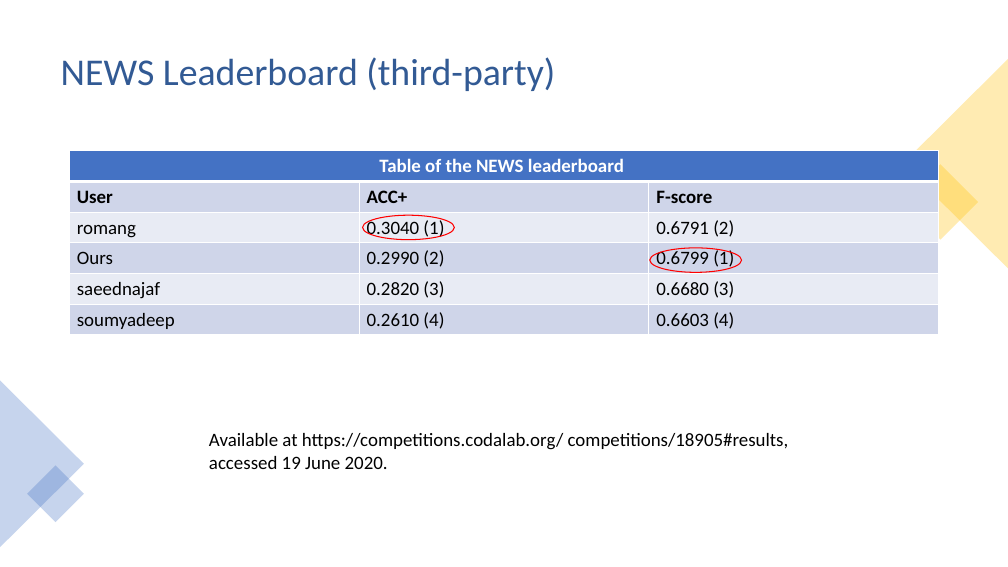
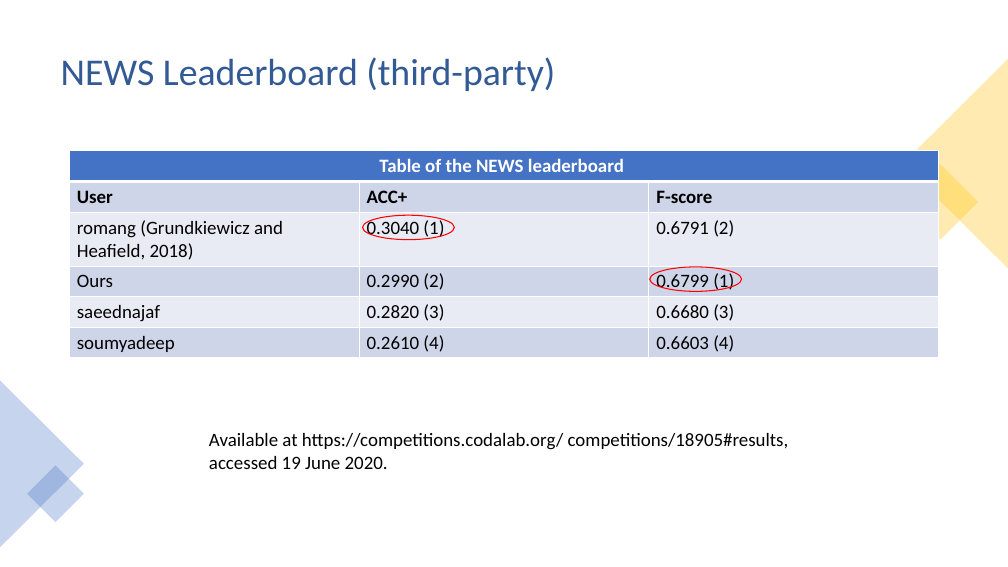
Before and after one commit to Lawhy/Lawhy.github.io, a slide deck: slide 12 of materials/aacl_presentation.pptx. Drawn at 1008x567 pixels with LibreOffice and Linux fonts; fonts in the diff are those of the drawing. Boxes give left, top, right and bottom in pixels: in the first picture for what was removed or moved away, otherwise in the second. Text is boxed around its words. In the diff, an @@ line names an element or a change of style, - is before the commit and + after.

```diff
--- a/materials/aacl_presentation.pptx
+++ b/materials/aacl_presentation.pptx
@@ table at [70,151,938,358] @@
-row 3, column 1: romang
+row 3, column 1: romang (Grundkiewicz and Heafield, 2018)
@@ ellipse: place and size @@
-ellipse at [650,248,742,272]
+ellipse at [650,267,742,291]
```
Also in this commit, not shown: 9 other slides changed, 2 slides added, 2 slides removed.
